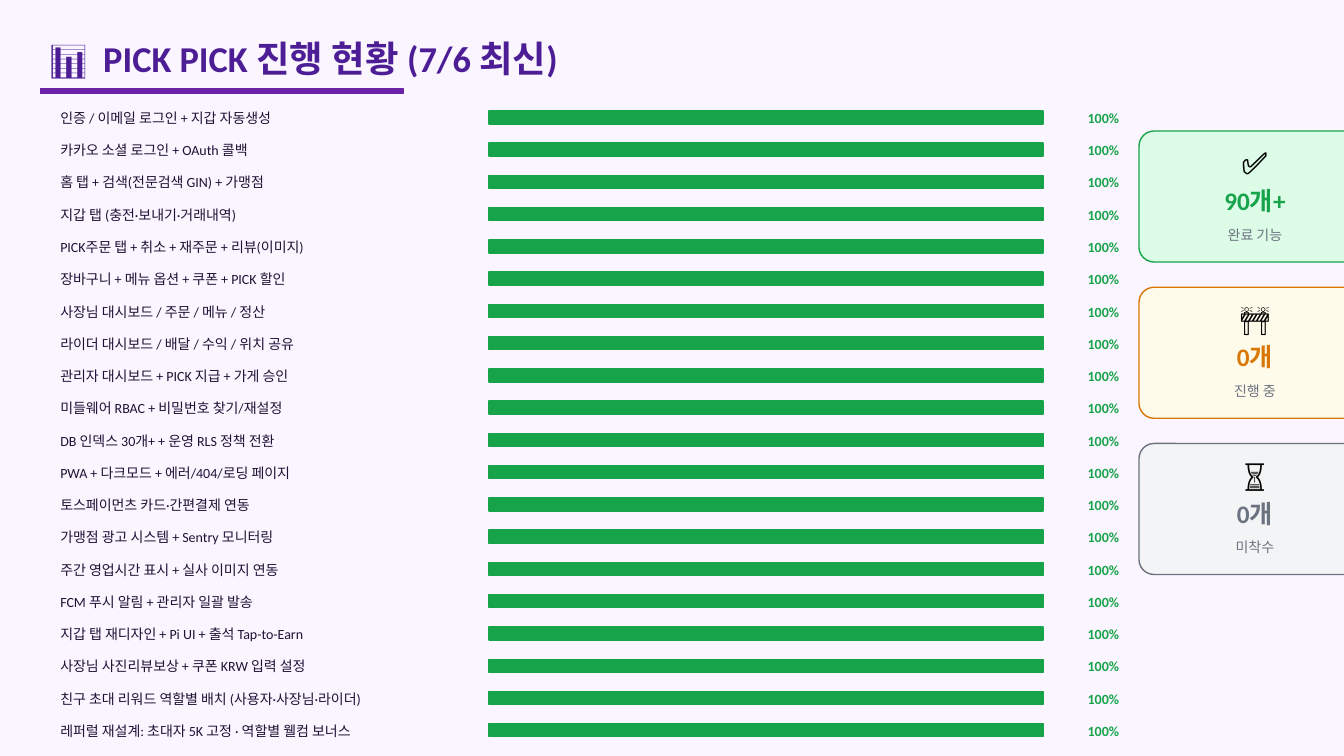
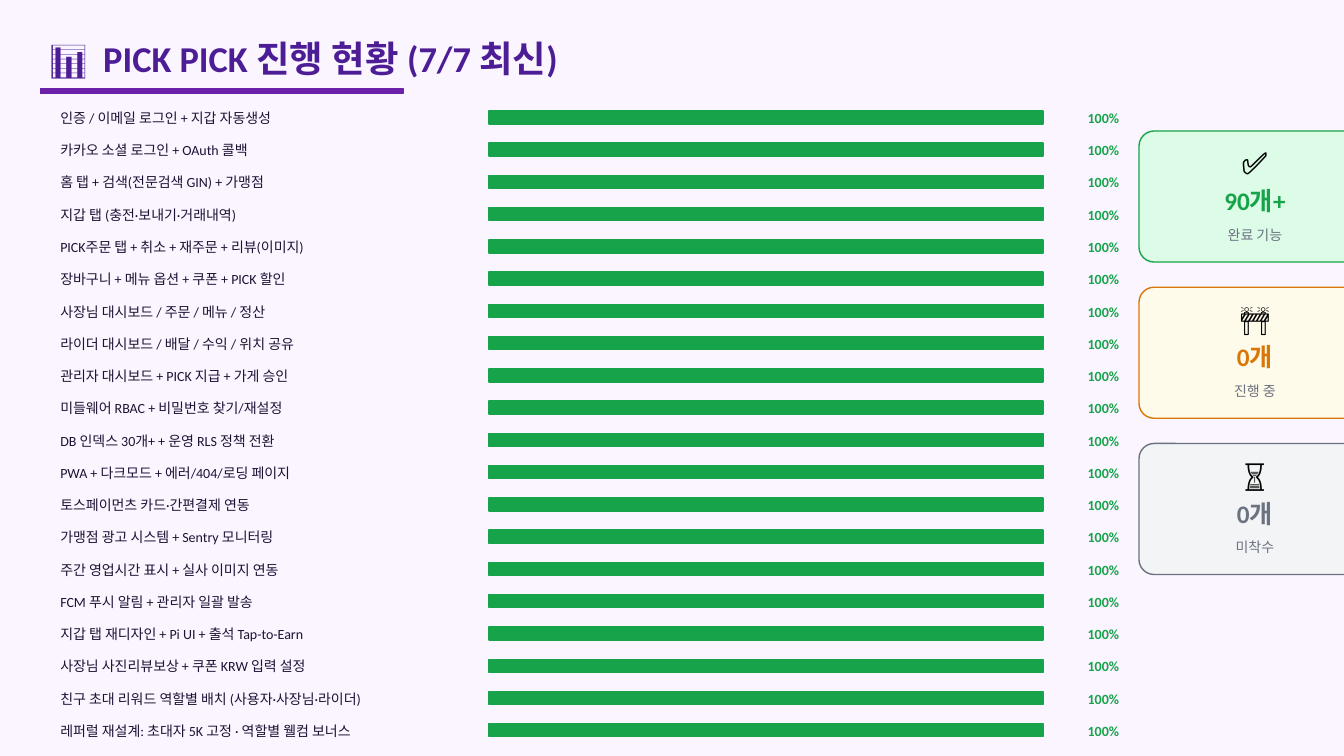
Before and after one commit to skbmh82/PICK-PICK-delivery, a slide deck: slide 2 of PICKPICK_프로젝트현황.pptx. Drawn at 1344x756 pixels with LibreOffice and Linux fonts; fonts in the diff are those of the drawing. Boxes give left, top, right and bottom in pixels: in the first picture for what was removed or moved away, otherwise in the second. Text is boxed around its words. In the diff, an @@ line names an element or a change of style, - is before the commit and + after.

```diff
--- a/PICKPICK_프로젝트현황.pptx
+++ b/PICKPICK_프로젝트현황.pptx
@@ text at box(103, 41, 557, 78): text changed @@
-📊 PICK PICK 진행 현황 (7/6 최신)
+📊 PICK PICK 진행 현황 (7/7 최신)
```
Also in this commit, not shown: 3 other slides changed, 1 slide added, 1 other file.
